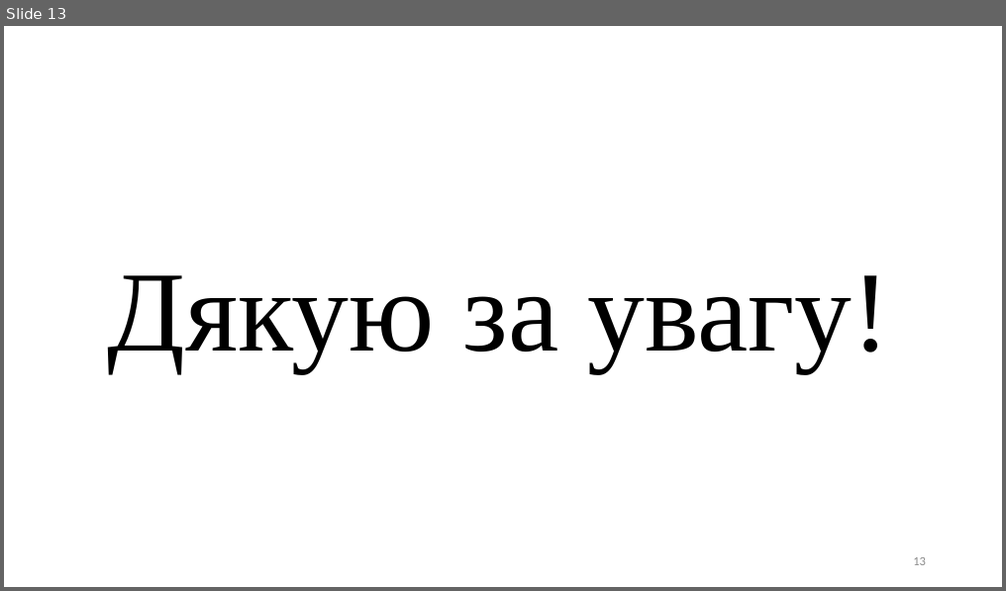
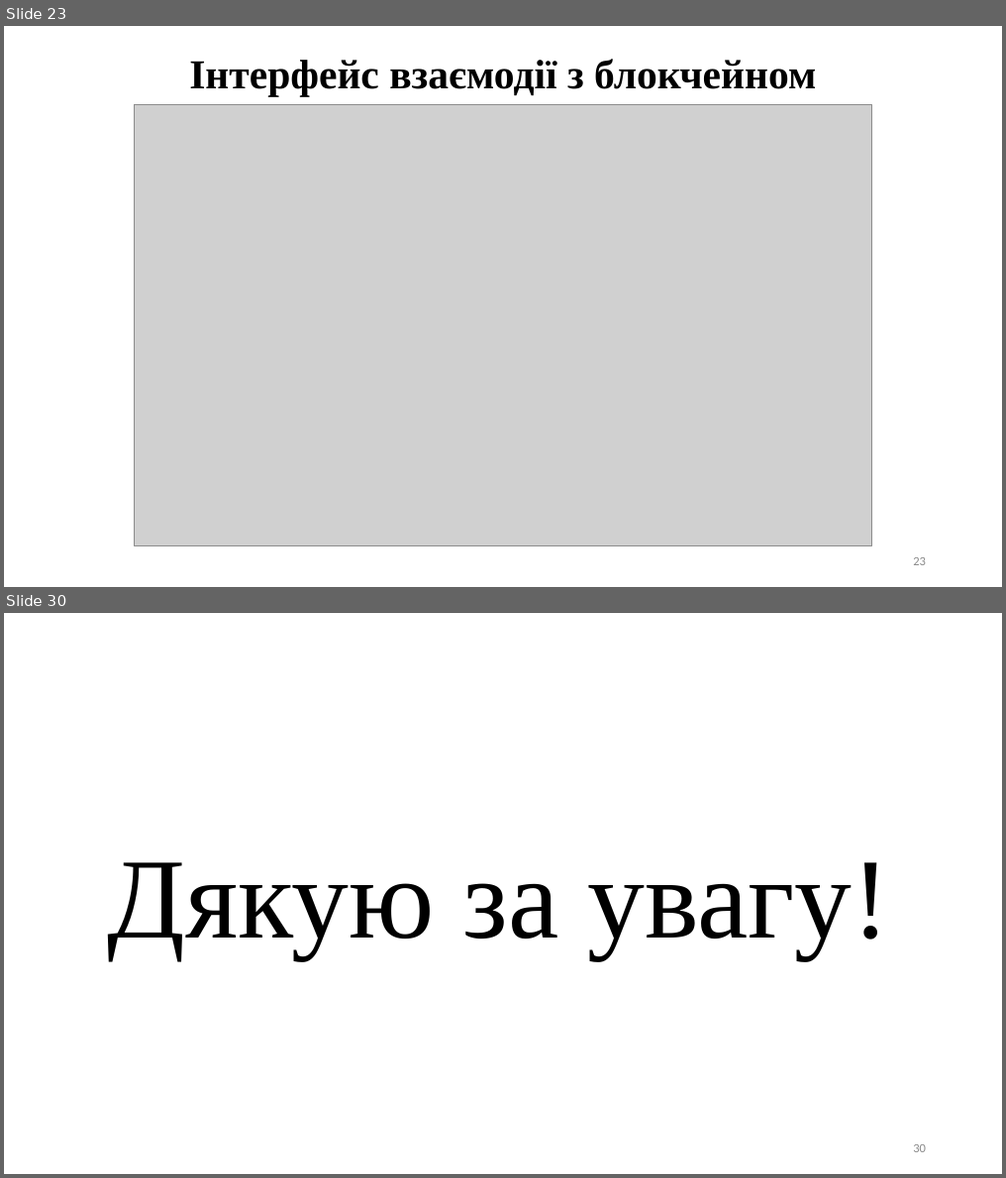
Before and after one commit to Lenartov/source, a slide deck: Диплом/Диплом презентація.pptx. Shown one above the other, each under a label of ours: slide 13 before the commit, slides 23 and 30 after it; the slides between them are not shown. The pictures are 1006x591 and 1006x1178 pixels, drawn with LibreOffice and Linux fonts; fonts in the diff are those of the drawing; grey boxes stand for pictures. Boxes give left, top, right and bottom in pixels: in the first picture for what was removed or moved away, otherwise in the second. Text is boxed around its words. In the diff, an @@ line names an element or a change of style, - is before the commit and + after.

```diff
--- a/Диплом/Диплом презентація.pptx
+++ b/Диплом/Диплом презентація.pptx
@@ slide 23 added at (x1=4, y1=26, x2=1002, y2=587), background #FFFFFF @@
@@ text added at (x1=189, y1=59, x2=816, y2=96), 39.6 pt, text #000000, bold @@
+Інтерфейс взаємодії з блокчейном
@@ picture added at (x1=135, y1=105, x2=871, y2=547) @@
@@ page number added at (x1=913, y1=558, x2=926, y2=566), 12 pt, text #8C8C8C @@
+23
@@ what was slide 13 is now slide 30 @@
@@ page number at (x1=913, y1=1145, x2=926, y2=1153): text changed @@
-13
+30
```
Also in this commit, not shown: 2 slides changed, 17 other slides added, 1 slide removed, 2 other files.
